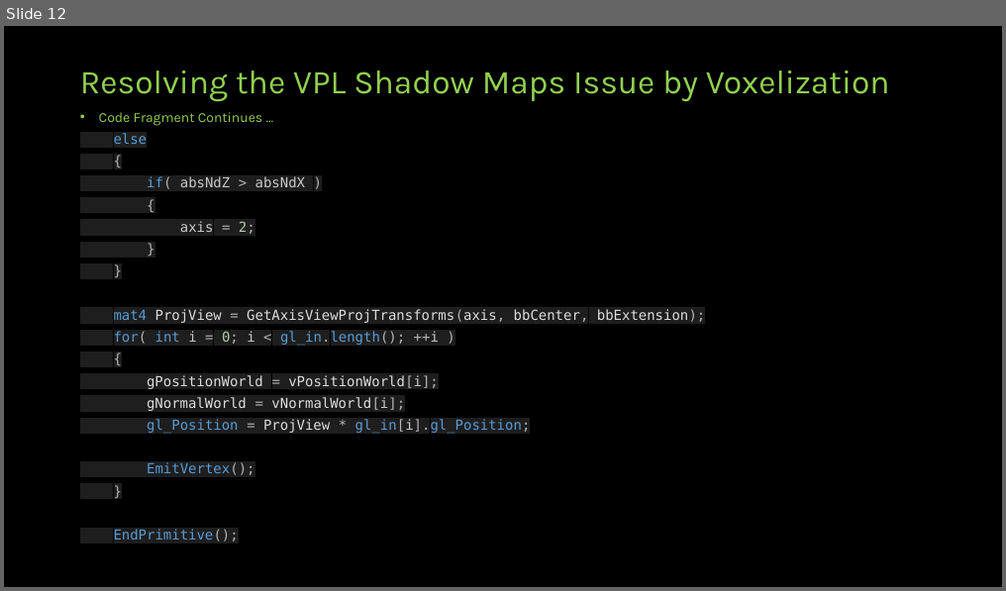
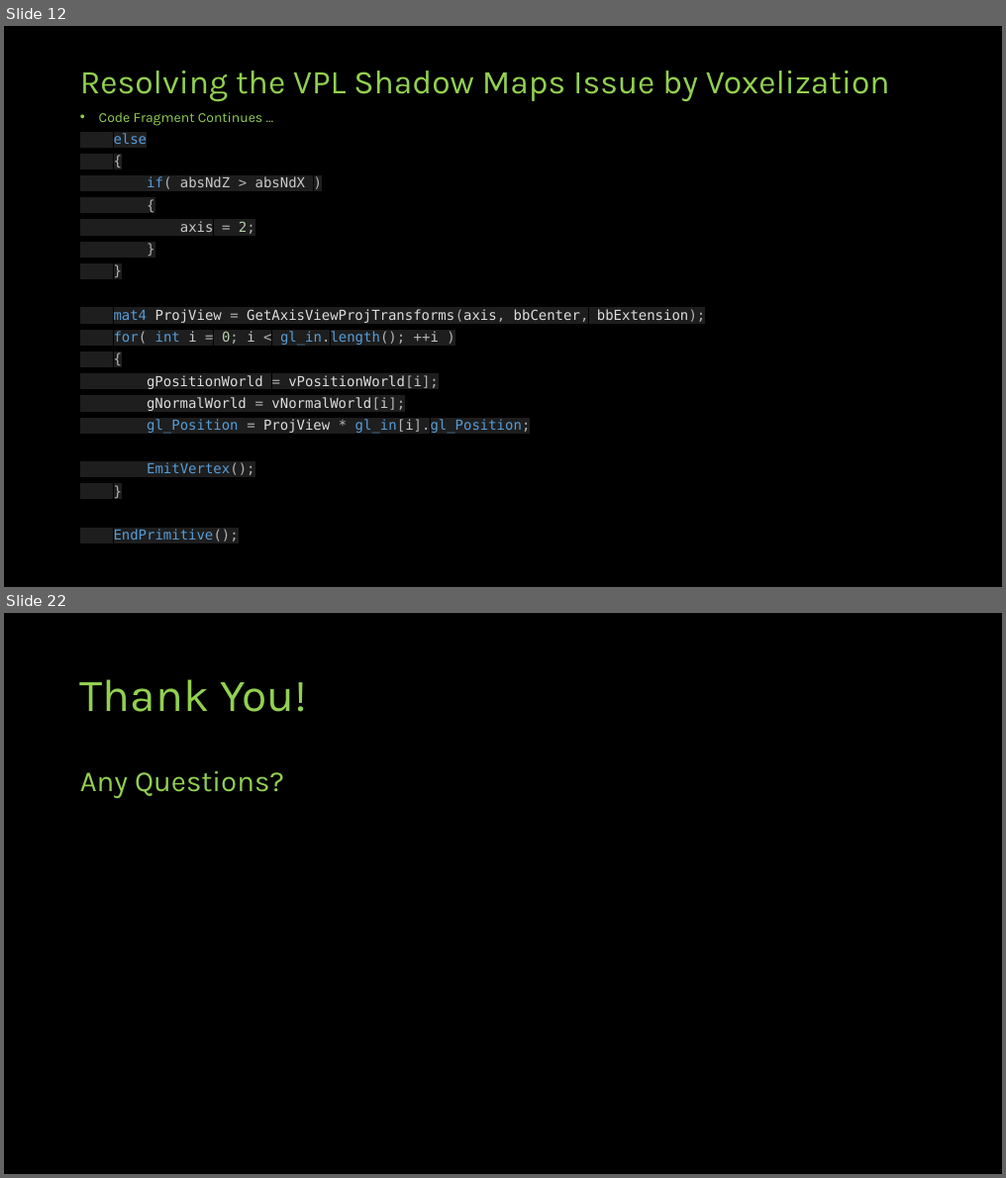
Before and after one commit to jazzboysc/RTGI, a slide deck: Docs/Real-time Global Illumination.pptx. Shown one above the other, each under a label of ours: slide 12 before the commit, slides 12 and 22 after it; the slides between them are not shown. The pictures are 1006x591 and 1006x1178 pixels, drawn with LibreOffice and Linux fonts; fonts in the diff are those of the drawing. Boxes give left, top, right and bottom in pixels: in the first picture for what was removed or moved away, otherwise in the second. Text is boxed around its words. In the diff, an @@ line names an element or a change of style, - is before the commit and + after.

```diff
--- a/Docs/Real-time Global Illumination.pptx
+++ b/Docs/Real-time Global Illumination.pptx
@@ slide 22 added at (4, 613, 1002, 1174), background #000000 @@
@@ title added at (80, 679, 307, 712), 44 pt, text #92D050 @@
+Thank You!
@@ text added at (80, 771, 284, 798), 28 pt, text #92D050 @@
+Any Questions?
```
Also in this commit, not shown: 5 slides changed, 8 other slides added.
